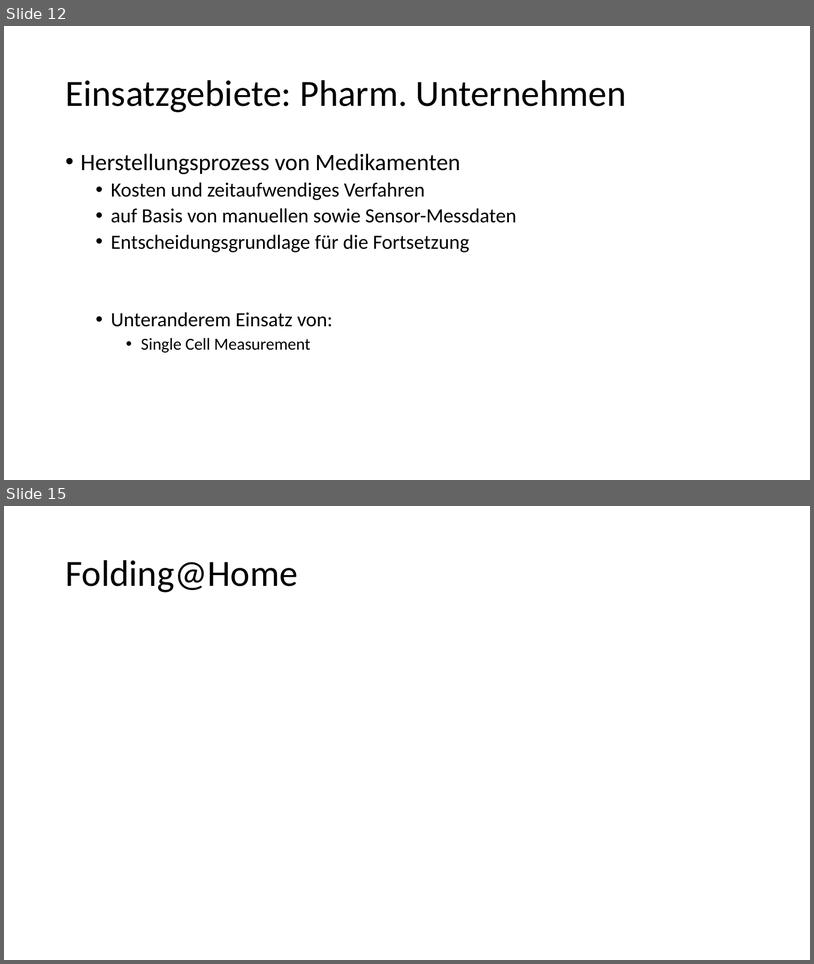
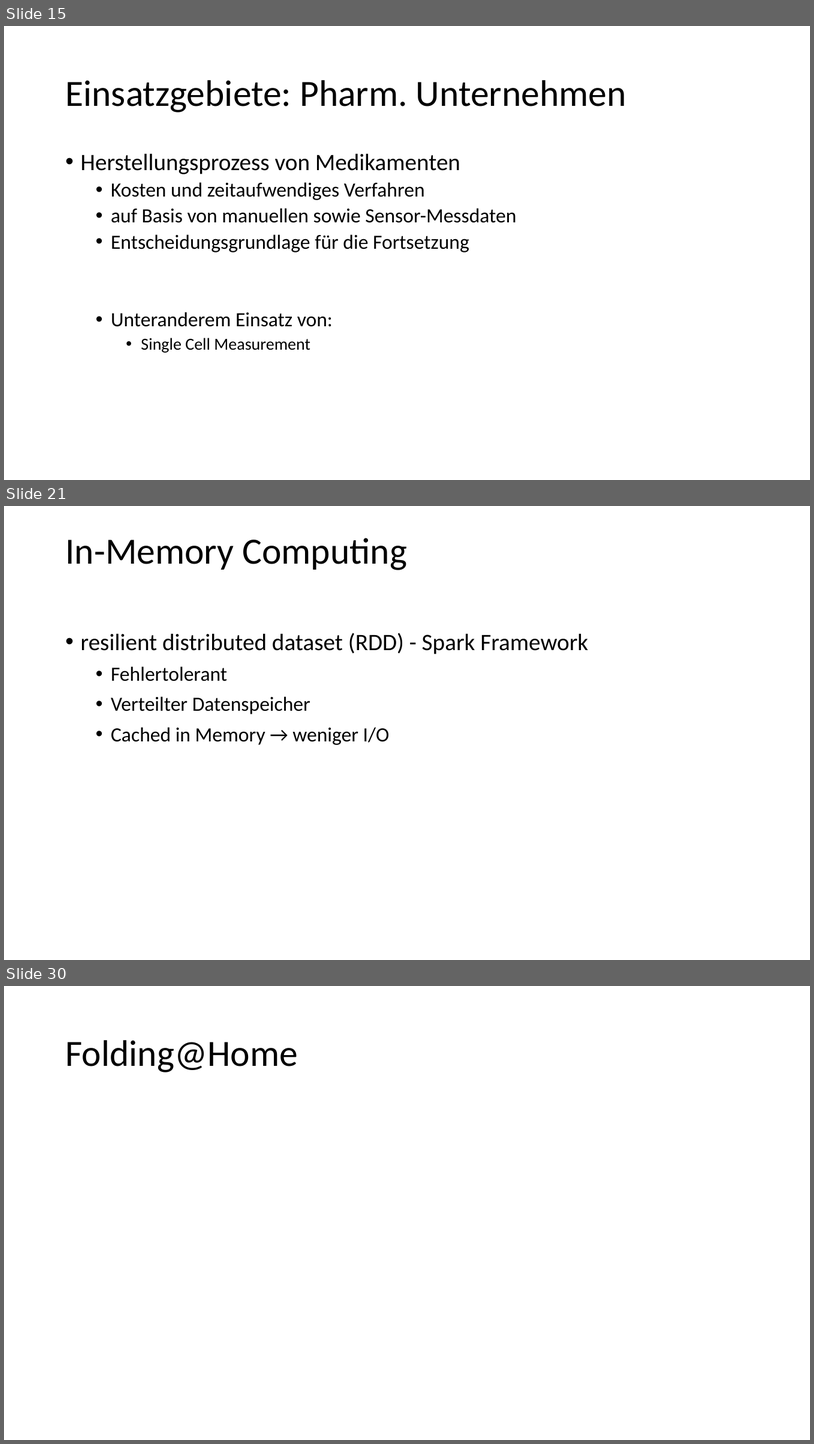
Before and after one commit to advocd/ss2016-innovative_technologien, a slide deck: Von der Informatik die Auszog um die Welt.pptx. Shown one above the other, each under a label of ours: slides 12 and 15 before the commit, slides 15, 21 and 30 after it; the slides between them are not shown. The pictures are 814x964 and 814x1444 pixels, drawn with LibreOffice and Linux fonts; fonts in the diff are those of the drawing. Boxes give left, top, right and bottom in pixels: in the first picture for what was removed or moved away, otherwise in the second. Text is boxed around its words. In the diff, an @@ line names an element or a change of style, - is before the commit and + after.

```diff
--- a/Von der Informatik die Auszog um die Welt.pptx
+++ b/Von der Informatik die Auszog um die Welt.pptx
@@ slide 21 added at box(4, 506, 810, 960), background #FFFFFF @@
@@ title added at box(65, 538, 407, 570), 44 pt, text #000000 @@
+In-Memory Computing
@@ text added at box(81, 633, 588, 745), 24 pt, text #000000 @@
+  • resilient distributed dataset (RDD) - Spark Framework
+    • Fehlertolerant
+    • Verteilter Datenspeicher
+    • Cached in Memory → weniger I/O
@@ what was slide 12 is now slide 15 @@
@@ what was slide 15 is now slide 30 @@
```
Also in this commit, not shown: 4 slides changed, 18 other slides added, 3 slides removed, 3 other files.
